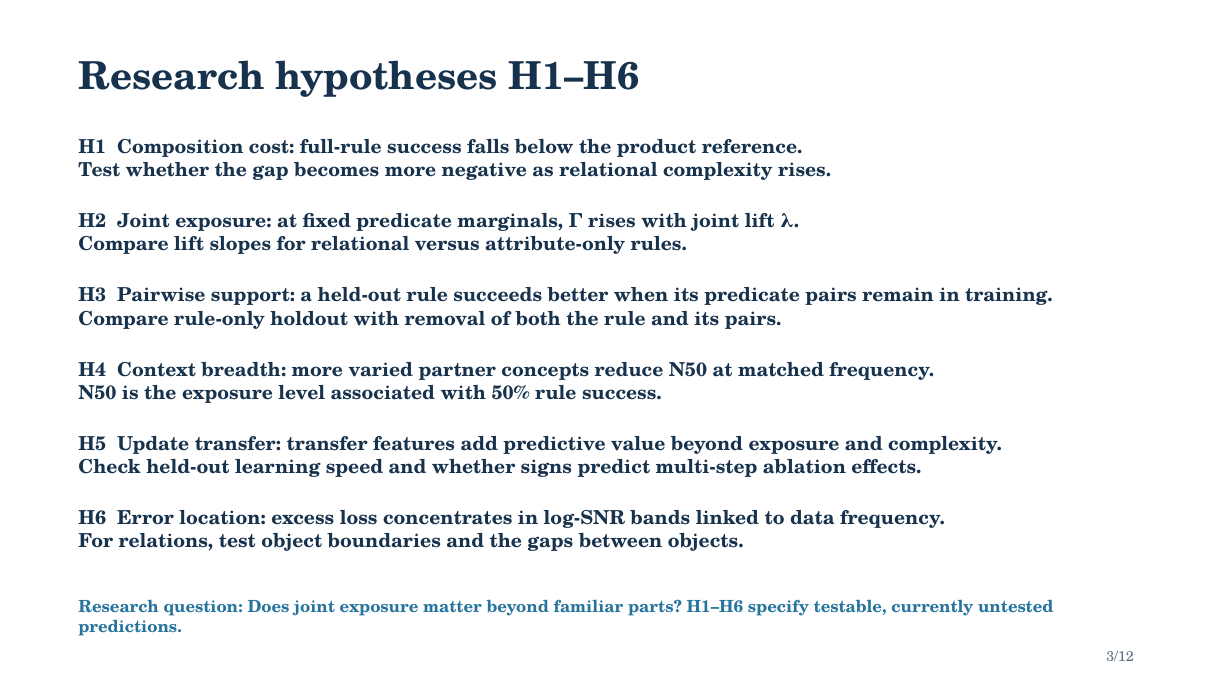
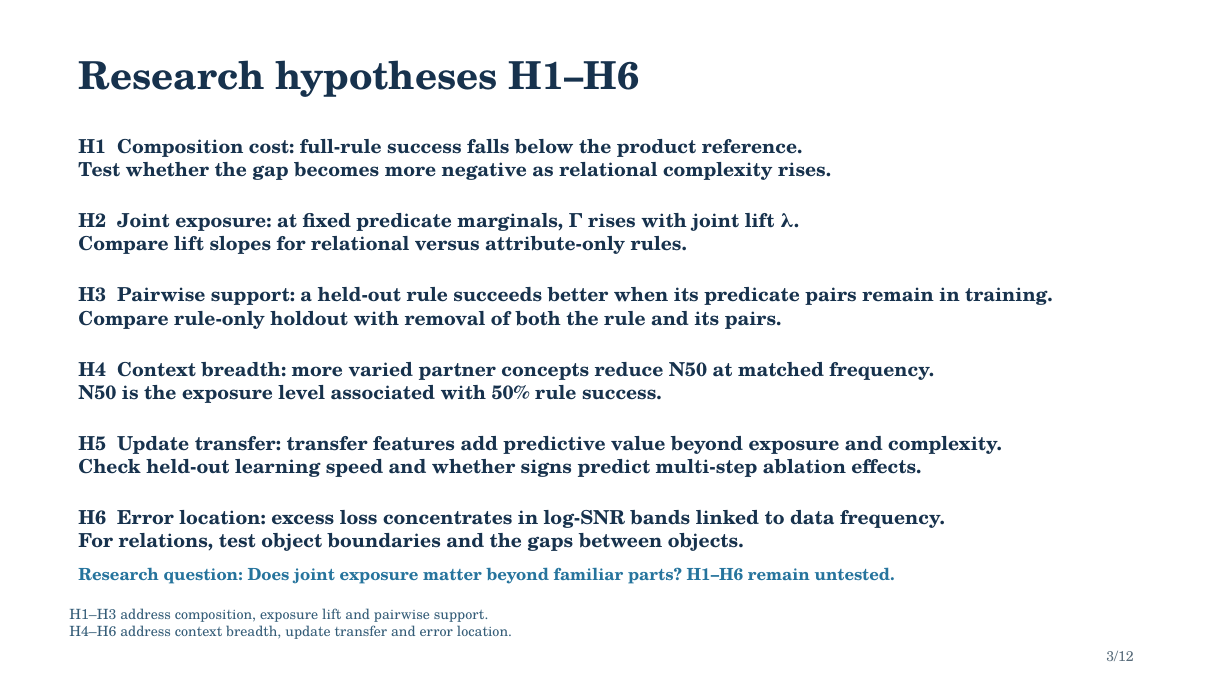
Before and after one commit to Space-Dev0/muadib, a slide deck: slide 3 of presentation/powerpoint/submission-final.pptx. Drawn at 1232x693 pixels with LibreOffice and Linux fonts; fonts in the diff are those of the drawing. Boxes give left, top, right and bottom in pixels: in the first picture for what was removed or moved away, otherwise in the second. Text is boxed around its words. In the diff, an @@ line names an element or a change of style, - is before the commit and + after.

Commit message:
docs: expand networking and presentation context
Add the six proposed hypotheses, protocol-layer details, throughput definitions, and the measured networking figure to the paper. Expand all twelve slides with additional explanations and describe the verified coordination, retry, and integrity mechanisms.

```diff
--- a/presentation/powerpoint/submission-final.pptx
+++ b/presentation/powerpoint/submission-final.pptx
@@ text at box(78, 567, 895, 584): text changed @@
-Research question: Does joint exposure matter beyond familiar parts? H1–H6 specify testable, currently untested predictions.
+Research question: Does joint exposure matter beyond familiar parts? H1–H6 remain untested.
@@ text added at box(69, 608, 512, 639), 11 pt, text #355D78 @@
+H1–H3 address composition, exposure lift and pairwise support.
+H4–H6 address context breadth, update transfer and error location.
```
Also in this commit, not shown: 11 other slides changed, 5 other files.
